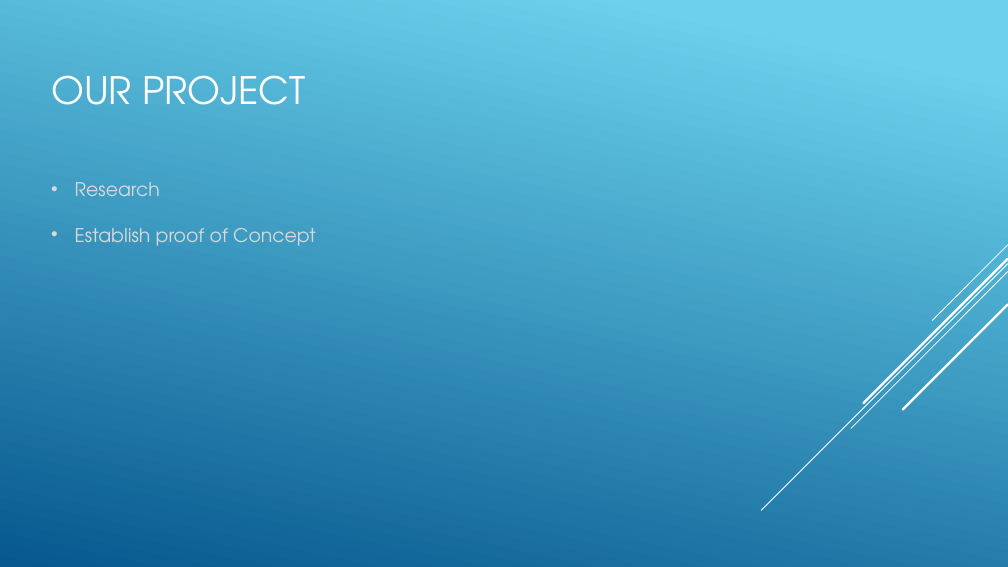
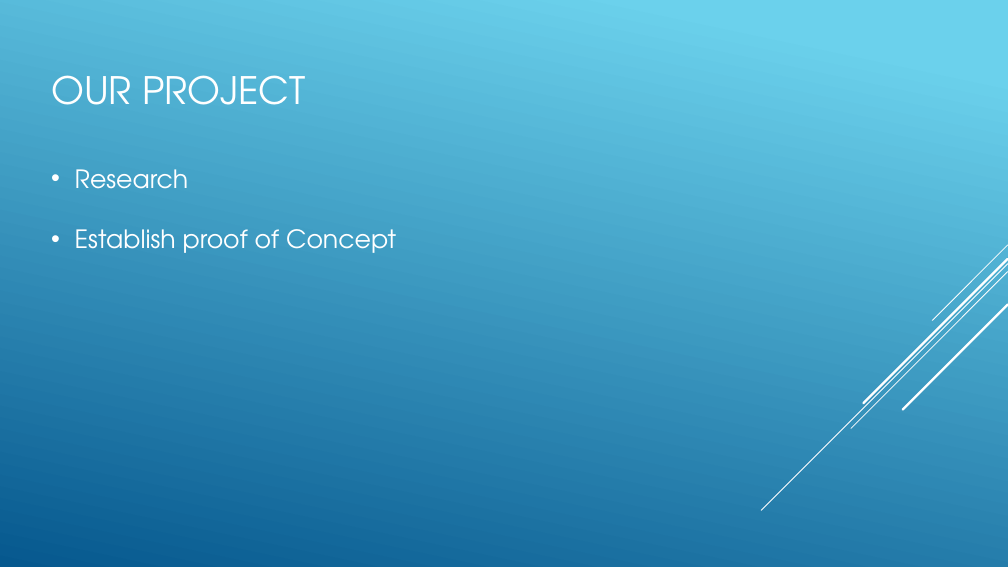
Before and after one commit to SDSMT-CSC464-F15/arm, a slide deck: slide 3 of Documents/ClientPresent2.pptx. Drawn at 1008x567 pixels with LibreOffice and Linux fonts; fonts in the diff are those of the drawing. Boxes give left, top, right and bottom in pixels: in the first picture for what was removed or moved away, otherwise in the second. Text is boxed around its words. In the diff, an @@ line names an element or a change of style, - is before the commit and + after.

```diff
--- a/Documents/ClientPresent2.pptx
+++ b/Documents/ClientPresent2.pptx
@@ text "Research": place and size @@
-text "Research" at (75,182,316,246)
+text "Research" at (75,169,396,253)
@@ text "Research" at (75,169,396,253): size 18 to 24 pt, text colour #D9D9D9 to #FFFFFF @@
```
Also in this commit, not shown: 12 other slides changed, 1 slide added.
